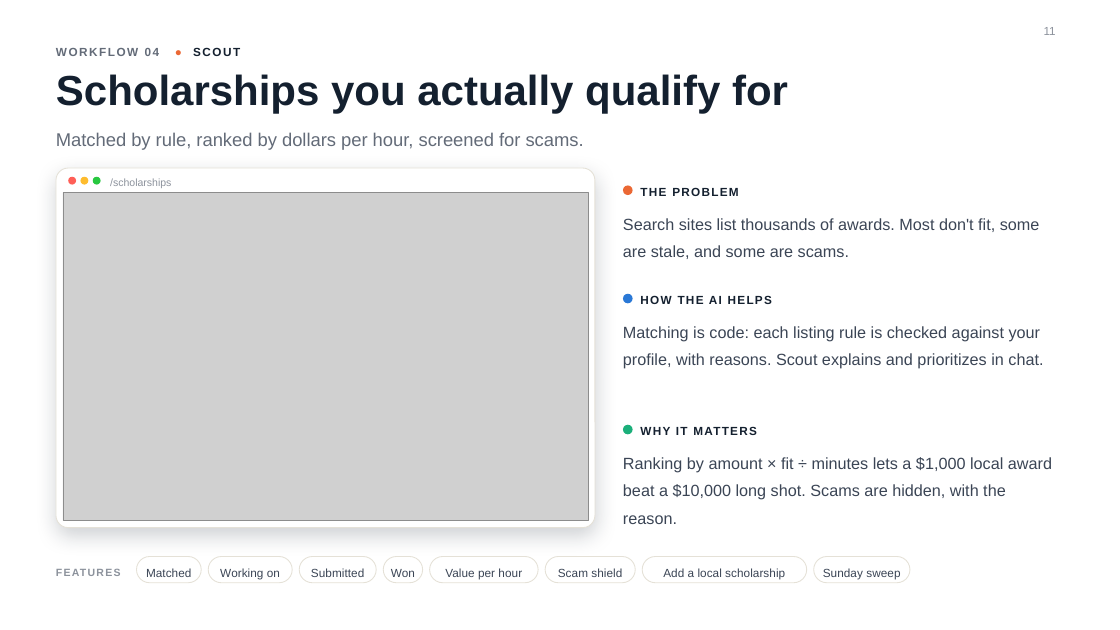
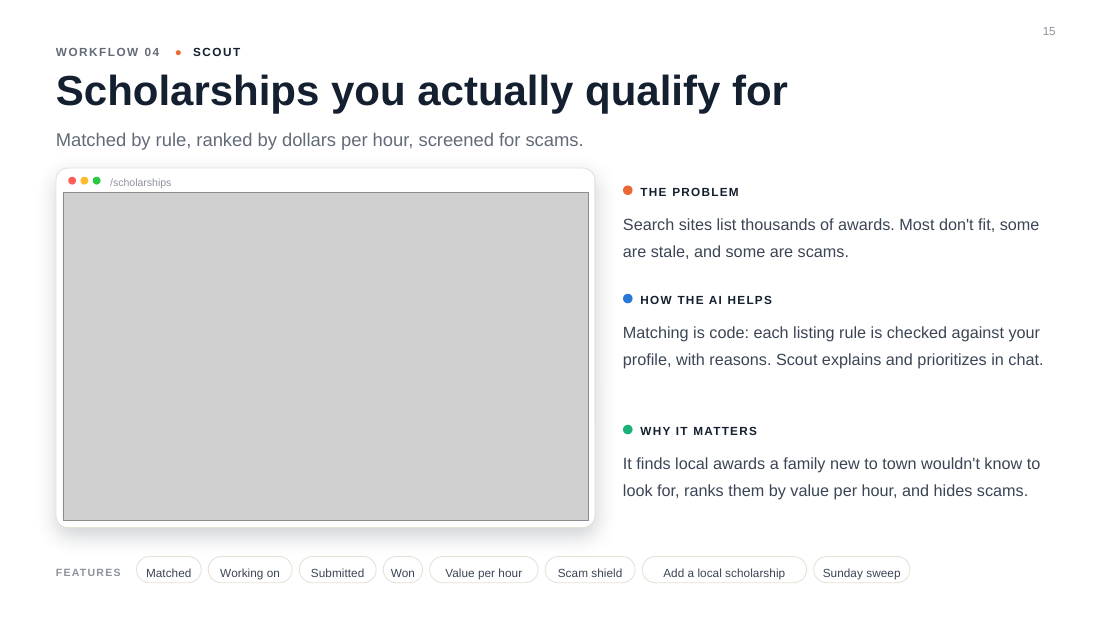
Before and after one commit to reykoaparicio/scholarcrew, a slide deck: slide 15 of presentation/ScholarCrew.pptx (slide 11 before the commit). Drawn at 1120x630 pixels with LibreOffice and Linux fonts; fonts in the diff are those of the drawing; grey boxes stand for pictures; background and template pictures are left out. Boxes give left, top, right and bottom in pixels: in the first picture for what was removed or moved away, otherwise in the second. Text is boxed around its words. In the diff, an @@ line names an element or a change of style, - is before the commit and + after.

```diff
--- a/presentation/ScholarCrew.pptx
+++ b/presentation/ScholarCrew.pptx
@@ page number at [1043, 27, 1056, 35]: text changed @@
-11
+15
@@ text at [623, 457, 1041, 500]: text changed @@
-Ranking by amount × fit ÷ minutes lets a $1,000 local award beat a $10,000 long shot. Scams are hidden, with the reason.
+It finds local awards a family new to town wouldn't know to look for, ranks them by value per hour, and hides scams.
```
Also in this commit, not shown: 13 other slides changed, 5 slides added, 4 other files.
